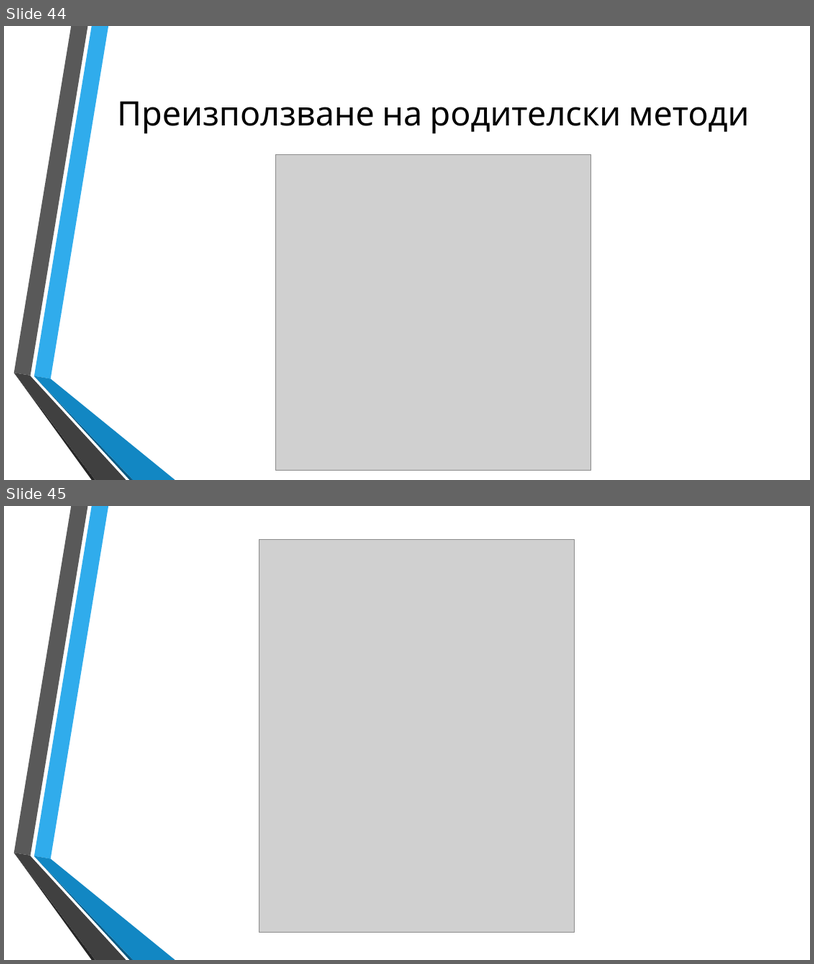
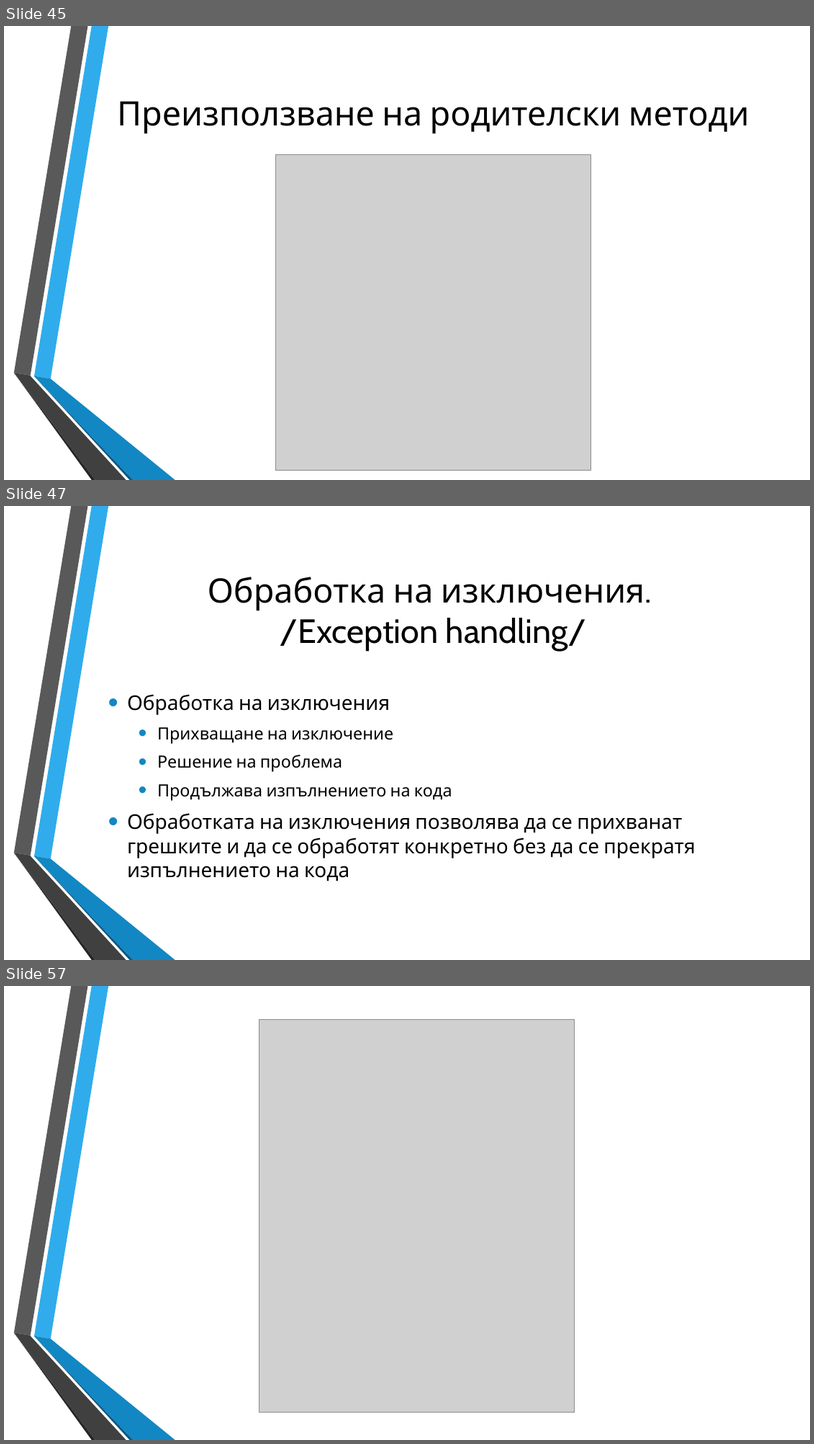
Before and after one commit to dnmitev/IT-Academy, a slide deck: JS Fundamentals/8.OOP/JS-OOP.pptx. Shown one above the other, each under a label of ours: slides 44 and 45 before the commit, slides 45, 47 and 57 after it; the slides between them are not shown. The pictures are 814x964 and 814x1444 pixels, drawn with LibreOffice and Linux fonts; fonts in the diff are those of the drawing; grey boxes stand for pictures; background and template pictures are left out. Boxes give left, top, right and bottom in pixels: in the first picture for what was removed or moved away, otherwise in the second. Text is boxed around its words. In the diff, an @@ line names an element or a change of style, - is before the commit and + after.

```diff
--- a/JS Fundamentals/8.OOP/JS-OOP.pptx
+++ b/JS Fundamentals/8.OOP/JS-OOP.pptx
@@ slide 47 added at <box>4,506,810,960</box>, background picture (left out); not listed: 6 template elements that a slide beside it also shows @@
@@ title added at <box>208,577,645,651</box>, 40 pt, text #000000 @@
+Обработка на изключения.
+/Exception handling/
@@ text added at <box>127,694,695,881</box>, 24 pt, text #000000 @@
+• Обработка на изключения
+  • Прихващане на изключение
+  • Решение на проблема
+  • Продължава изпълнението на кода
+• Обработката на изключения позволява да се прихванат грешките и да се обработят конкретно без да се прекратя изпълнението на кода
@@ what was slide 44 is now slide 45 @@
@@ what was slide 45 is now slide 57 @@
```
Also in this commit, not shown: 5 slides changed, 11 other slides added, 6 other files.
